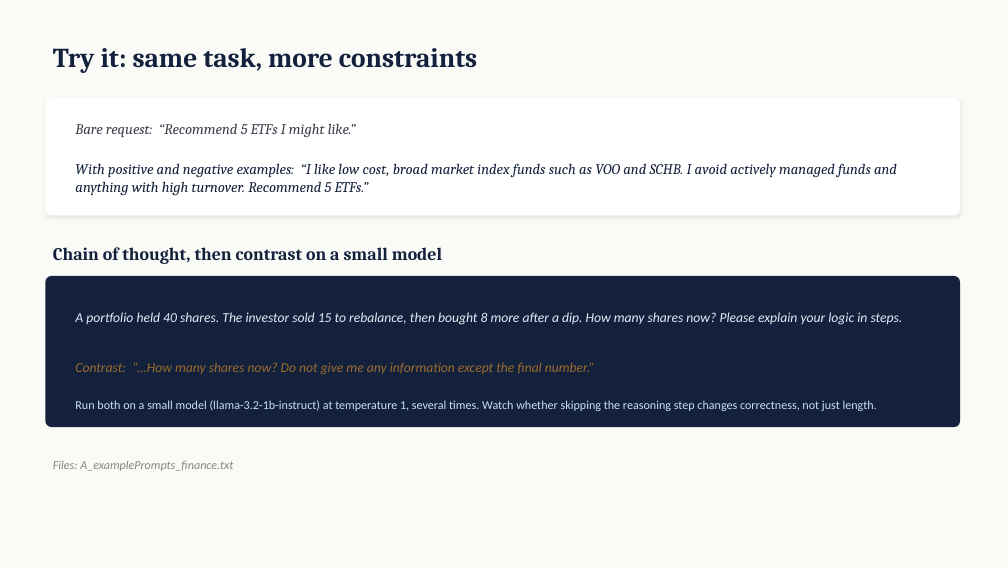
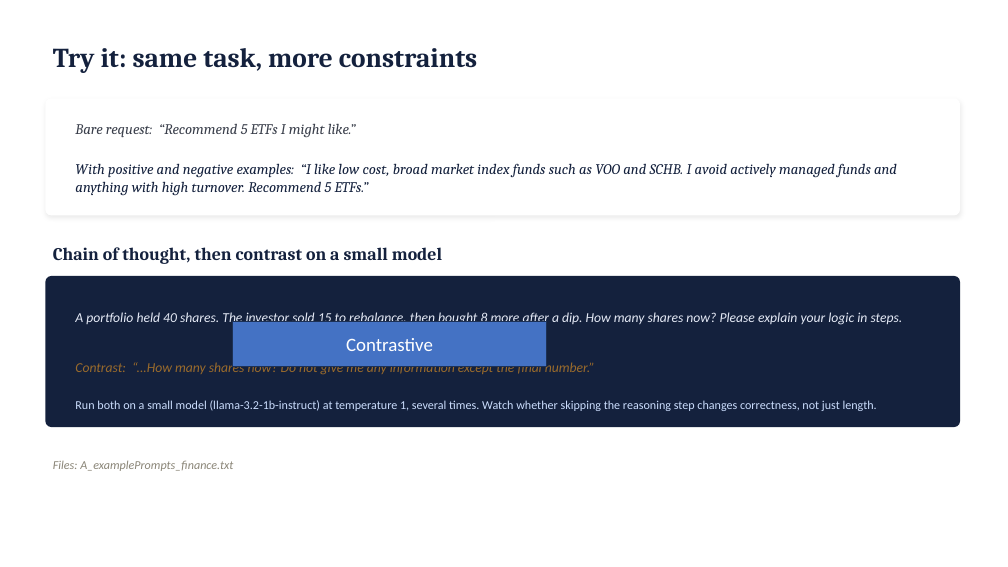
Before and after one commit to kwartler/vienna-genai-finance-course, a slide deck: slide 36 of lessons/day1/wip/prompt_engineering_system_prompts.pptx (slide 6 before the commit). Drawn at 1008x567 pixels with LibreOffice and Linux fonts; fonts in the diff are those of the drawing. Boxes give left, top, right and bottom in pixels: in the first picture for what was removed or moved away, otherwise in the second. Text is boxed around its words. In the diff, an @@ line names an element or a change of style, - is before the commit and + after.

```diff
--- a/lessons/day1/wip/prompt_engineering_system_prompts.pptx
+++ b/lessons/day1/wip/prompt_engineering_system_prompts.pptx
@@ background #FAFAF7 to #FFFFFF @@
@@ rectangle added at box(233, 321, 547, 367), fill #4472C4, outline #1E3256 1 pt, 18 pt, text #FFFFFF @@
+Contrastive
```
Also in this commit, not shown: 3 other slides changed, 31 slides added, 33 other files.
